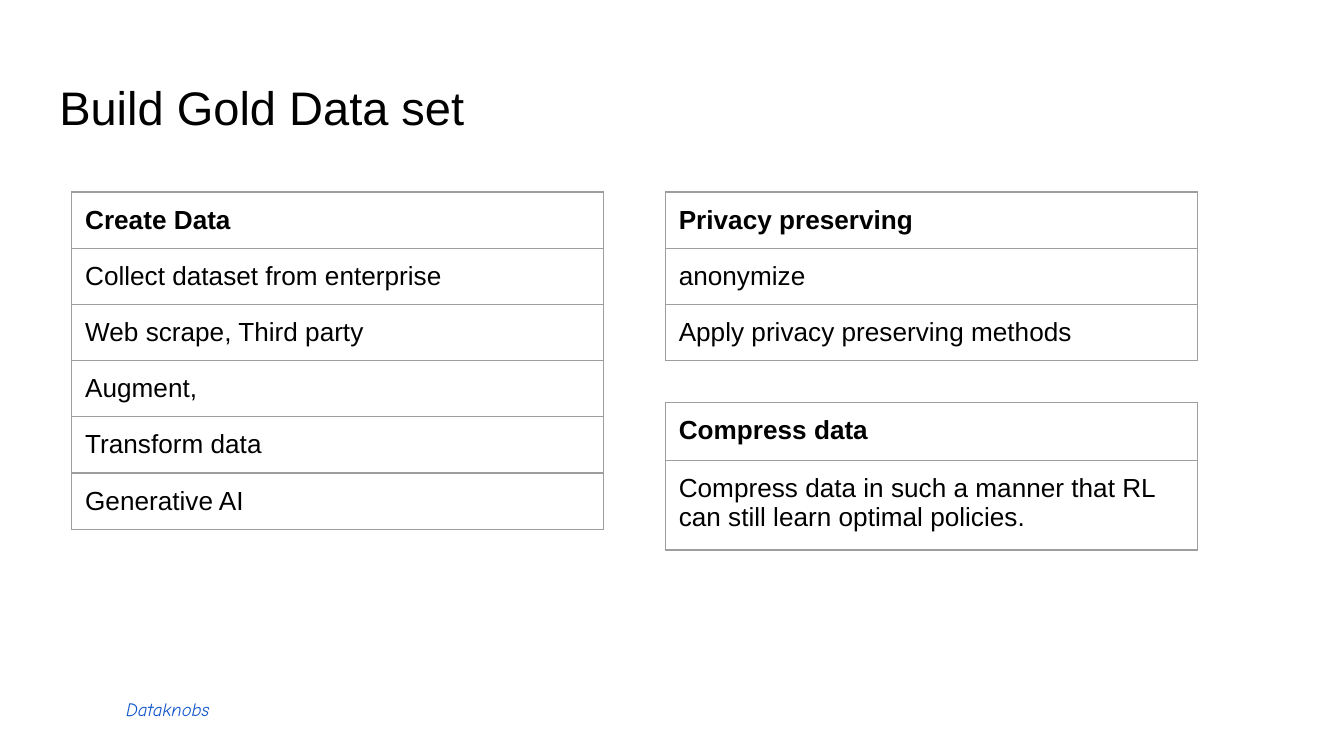
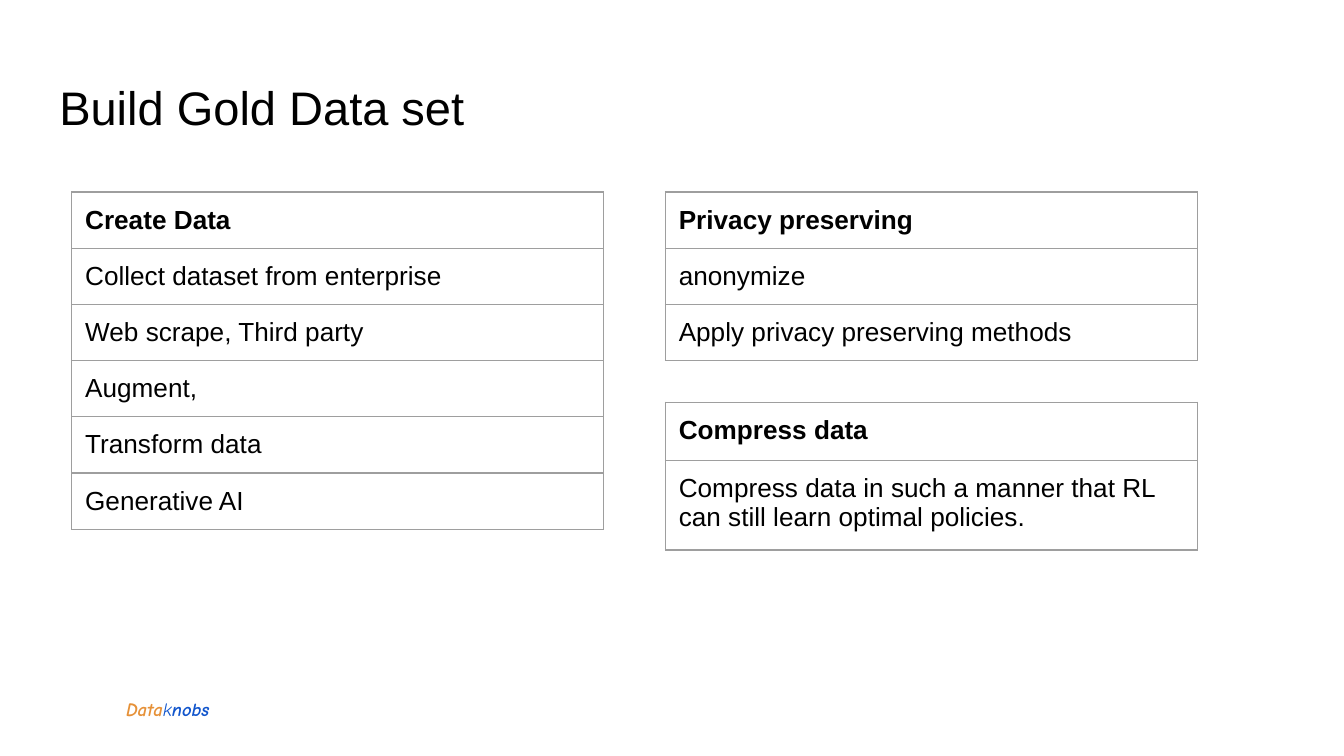
Before and after one commit to kreatewebsite/topkreate_kreatewebsite, a slide deck: slide 8 of input/content/data-product-101.pptx. Drawn at 1344x756 pixels with LibreOffice and Linux fonts; fonts in the diff are those of the drawing; background and template pictures are left out. Boxes give left, top, right and bottom in pixels: in the first picture for what was removed or moved away, otherwise in the second. Text is boxed around its words. In the diff, an @@ line names an element or a change of style, - is before the commit and + after.

```diff
--- a/input/content/data-product-101.pptx
+++ b/input/content/data-product-101.pptx
@@ text removed at (x1=126, y1=703, x2=209, y2=717) @@
-Dataknobs
@@ text added at (x1=126, y1=703, x2=209, y2=717), 10 pt, text #1155CC, bold, italic @@
+Dataknobs
```
Also in this commit, not shown: 5 other slides changed, 7 other files.
